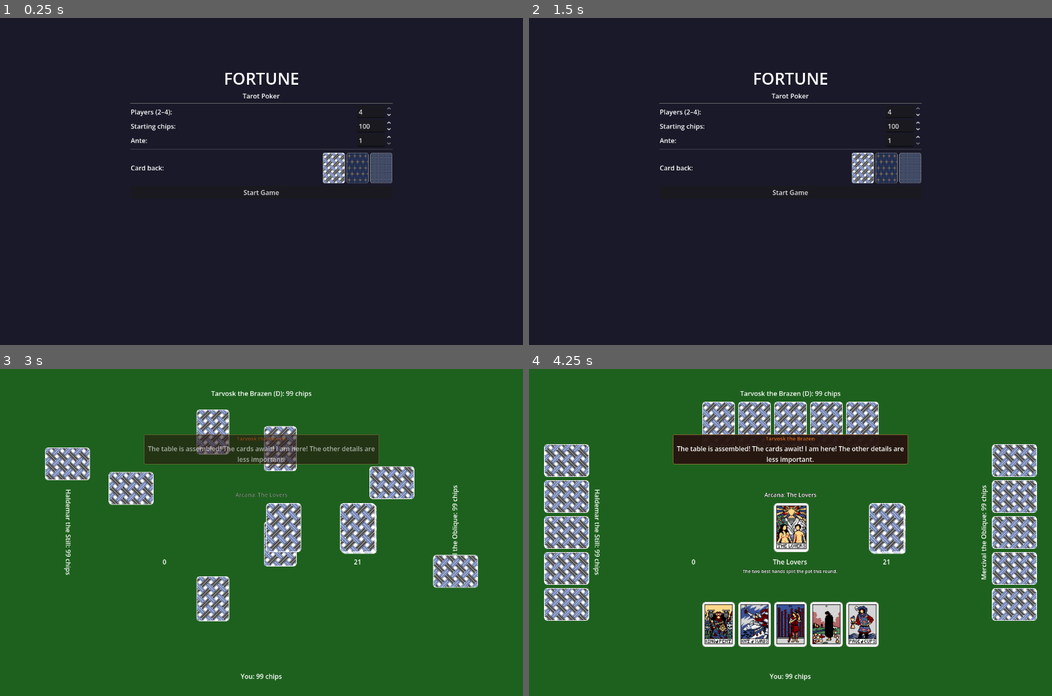
Above: before the commit, frames 1-4 (two rows, left to right).
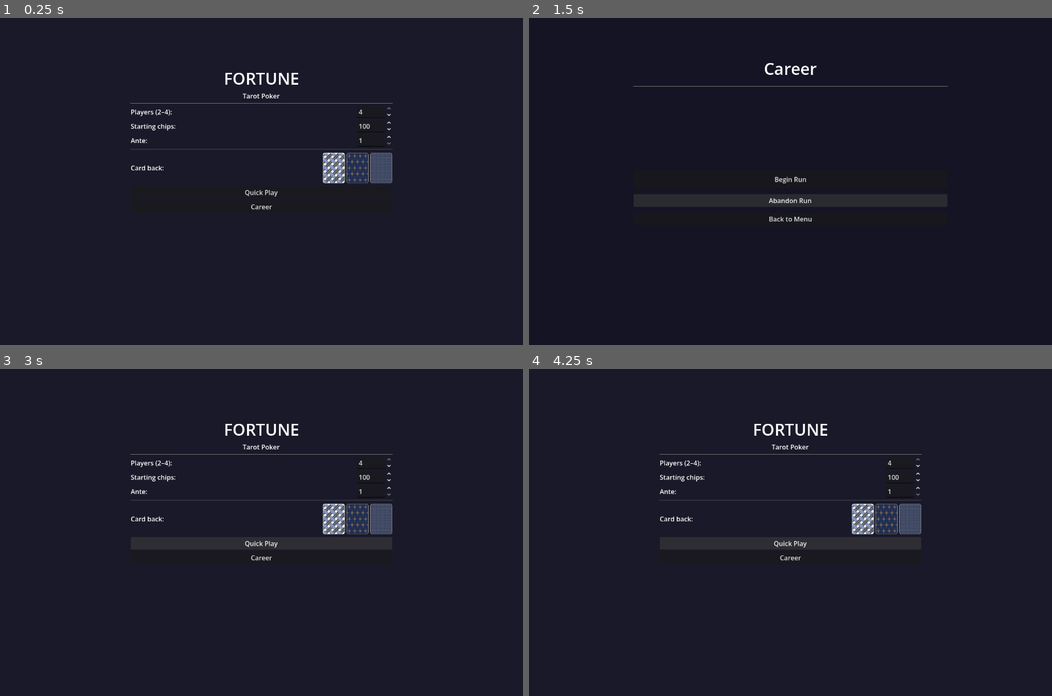
Above: after the commit, the same moments.

Repository: zenOfBass/Fortune
Game: Godot game, scene res://scenes/main_menu.tscn
The game is run twice, just before and just after one commit, with the same random seed, the same clock (stepped at 60 frames per second) and the same inputs.
Inputs (mouse positions are in pixels of both pictures, inside the frame that each line leads up to):
- Up to frame 1 (0.25 s): no input
- Up to frame 2 (1.5 s): click (790, 207) at 0.5 s, where only the run after the commit has a clickable "Career"; click (790, 201) at 1.25 s, where only the run after the commit has a clickable "Abandon Run"
- Up to frame 3 (3 s): click (261, 568) at 2 s, where only the run after the commit has a clickable "Back to Menu"; click "Start Game" (after the commit: "Quick Play") at 2.75 s
- Up to frame 4 (4.25 s): click (790, 542) at 3.5 s, where only the run after the commit has a clickable "Quick Play"

The runs differ from the first frame. In frame 1, 0.1% of the frame differs, in the area x 46-54%, y 52-59%; in frame 2, 2.5%; in frame 3, 99%, in the area x 0-100%, y 0-100%; in frame 4, 98%.
Error after the commit: Parse Error: Cannot infer the type of "cfg" variable because the value doesn't have a set type. (res://scripts/run_manager.gd:149)

Commit message:
Add Career mode: 5-match ladder with persistent opponent memory
Career mode is a 5-match run against escalating opponent line-ups.
Opponent memory persists across matches in the run — so Tarvosk in
match 3 still remembers your fold-streak from match 1, and the final
two tables face sharpened AI profiles (lower raise/fold thresholds,
tighter noise on Mercival, a more aggressive Tarvosk bluff line).

RunManager (new autoload) owns the ladder, the per-match AI overrides,
the memory snapshot/restore keyed by persona name, and persistence to
user://run.cfg via ConfigFile. Runs survive quitting Godot mid-run;
the main-menu button reads "Continue Run" when one is active.

Quick Play is unchanged as a sandbox — main_menu detaches the run
session before launching it so the resulting game_ended isn't misread
as a career result. Pausing out of a career match likewise detaches,
leaving the run resumable from the Career screen rather than failing it.

Win the last match → run completed. Finish any match without the chip
lead → run failed. Either way, the Career screen offers a fresh start.

Diff:
--- a/project.godot
+++ b/project.godot
@@ -20,6 +20,7 @@
 GameManager="*res://scripts/game_manager.gd"
 SettingsManager="*res://scripts/settings_manager.gd"
 DialogueManager="*res://scripts/dialogue_manager.gd"
+RunManager="*res://scripts/run_manager.gd"
 
 [display]
 
--- /dev/null
+++ b/scenes/career_screen.gd
@@ -0,0 +1,81 @@
+extends Control
+
+@onready var title_label:    Label  = $VBox/TitleLabel
+@onready var progress_label: Label  = $VBox/ProgressLabel
+@onready var match_label:    Label  = $VBox/MatchLabel
+@onready var opponents_label: Label = $VBox/OpponentsLabel
+@onready var status_label:   Label  = $VBox/StatusLabel
+@onready var primary_button: Button = $VBox/PrimaryButton
+@onready var abandon_button: Button = $VBox/AbandonButton
+@onready var back_button:    Button = $VBox/BackButton
+
+# The roster faced at each ladder index. Mirrors RunManager._LADDER but kept
+# here as display strings so the career screen has no coupling to the AI
+# profile classes.
+const _ROSTERS: Array[Array] = [
+	["Tarvosk the Brazen"],
+	["Tarvosk the Brazen", "Haldemar the Still"],
+	["Tarvosk the Brazen", "Haldemar the Still", "Mercival the Oblique"],
+	["Tarvosk the Brazen", "Haldemar the Still", "Mercival the Oblique"],
+	["Tarvosk the Brazen", "Haldemar the Still", "Mercival the Oblique"],
+]
+
+func _ready() -> void:
+	primary_button.pressed.connect(_on_primary)
+	abandon_button.pressed.connect(_on_abandon)
+	back_button.pressed.connect(_on_back)
+	RunManager.run_state_changed.connect(_refresh)
+	_refresh()
+
+func _refresh() -> void:
+	title_label.text = "Career"
+	var total := RunManager.total_matches()
+
+	if RunManager.run_completed:
+		progress_label.text = "Run complete — %d/%d" % [total, total]
+		match_label.text = ""
+		opponents_label.text = ""
+		status_label.text = "You took every table. The Page bows to you."
+		primary_button.text = "Start a New Run"
+		abandon_button.visible = false
+		return
+
+	if RunManager.run_failed:
+		progress_label.text = "Run failed at match %d/%d — %s" % [
+			RunManager.current_match_number(), total, RunManager.current_match_label()]
+		match_label.text = ""
+		opponents_label.text = ""
+		status_label.text = "The cards turned against you. The deck remembers."
+		primary_button.text = "Start a New Run"
+		abandon_button.visible = false
+		return
+
+	if not RunManager.run_active:
+		progress_label.text = "5 matches. Escalating stakes. The opponents remember you between them."
+	else:
+		progress_label.text = "Run in progress."
+
+	match_label.text = "Match %d/%d — %s" % [
+		RunManager.current_match_number(), total, RunManager.current_match_label()]
+	opponents_label.text = "Opponents: " + _roster_for(RunManager.match_index)
+	status_label.text = ""
+	primary_button.text = "Continue" if RunManager.run_active else "Begin Run"
+	abandon_button.visible = RunManager.run_active
+
+func _roster_for(idx: int) -> String:
+	if idx < 0 or idx >= _ROSTERS.size():
+		return ""
+	return ", ".join(_ROSTERS[idx])
+
+func _on_primary() -> void:
+	if RunManager.run_completed or RunManager.run_failed or not RunManager.run_active:
+		RunManager.start_run()
+	RunManager.launch_current_match()
+	get_tree().change_scene_to_file("res://scenes/game_table.tscn")
+
+func _on_abandon() -> void:
+	RunManager.abandon_run()
+	_refresh()
+
+func _on_back() -> void:
+	get_tree().change_scene_to_file("res://scenes/main_menu.tscn")
--- /dev/null
+++ b/scenes/career_screen.tscn
@@ -0,0 +1,64 @@
+[gd_scene format=3 uid="uid://b8h9k2cv3e1u4"]
+
+[ext_resource type="Script" path="res://scenes/career_screen.gd" id="1_career"]
+
+[node name="CareerScreen" type="Control"]
+script = ExtResource("1_career")
+anchor_right = 1.0
+anchor_bottom = 1.0
+
+[node name="Background" type="ColorRect" parent="."]
+color = Color(0.08, 0.08, 0.14, 1)
+anchor_right = 1.0
+anchor_bottom = 1.0
+
+[node name="VBox" type="VBoxContainer" parent="."]
+anchor_left = 0.2
+anchor_top = 0.12
+anchor_right = 0.8
+anchor_bottom = 0.88
+theme_override_constants/separation = 14
+
+[node name="TitleLabel" type="Label" parent="VBox"]
+text = "Career"
+horizontal_alignment = 1
+size_flags_horizontal = 3
+theme_override_font_sizes/font_size = 40
+
+[node name="Separator" type="HSeparator" parent="VBox"]
+
+[node name="ProgressLabel" type="Label" parent="VBox"]
+horizontal_alignment = 1
+autowrap_mode = 3
+size_flags_horizontal = 3
+
+[node name="MatchLabel" type="Label" parent="VBox"]
+horizontal_alignment = 1
+size_flags_horizontal = 3
+theme_override_font_sizes/font_size = 22
+
+[node name="OpponentsLabel" type="Label" parent="VBox"]
+horizontal_alignment = 1
+size_flags_horizontal = 3
+
+[node name="StatusLabel" type="Label" parent="VBox"]
+horizontal_alignment = 1
+autowrap_mode = 3
+size_flags_horizontal = 3
+modulate = Color(0.85, 0.78, 0.55, 1)
+
+[node name="Spacer" type="Control" parent="VBox"]
+custom_minimum_size = Vector2(0, 20)
+
+[node name="PrimaryButton" type="Button" parent="VBox"]
+text = "Begin Run"
+size_flags_horizontal = 3
+custom_minimum_size = Vector2(0, 44)
+
+[node name="AbandonButton" type="Button" parent="VBox"]
+text = "Abandon Run"
+size_flags_horizontal = 3
+
+[node name="BackButton" type="Button" parent="VBox"]
+text = "Back to Menu"
+size_flags_horizontal = 3
--- a/scenes/main_menu.gd
+++ b/scenes/main_menu.gd
@@ -4,6 +4,7 @@
 @onready var chips_spin: SpinBox = $VBox/ChipsRow/ChipsSpin
 @onready var ante_spin: SpinBox = $VBox/AnteRow/AnteSpin
 @onready var start_button: Button = $VBox/StartButton
+@onready var career_button: Button = $VBox/CareerButton
 
 var _back_btns: Array = []
 
@@ -20,6 +21,8 @@
 	_refresh_back_highlight()
 
 	start_button.pressed.connect(_on_start)
+	career_button.pressed.connect(_on_career)
+	career_button.text = "Continue Run" if RunManager.has_active_run() else "Career"
 
 func _on_back_selected(index: int) -> void:
 	SettingsManager.set_card_back(index)
@@ -30,8 +33,13 @@
 		_back_btns[i].modulate = Color.WHITE if i == SettingsManager.card_back_index else Color(0.55, 0.55, 0.55)
 
 func _on_start() -> void:
+	# Quick Play is a sandbox — it never advances or alters an active career run.
+	RunManager.detach_session()
 	var num_players := clampi(player_count_spin.get_line_edit().text.to_int(), 2, 4)
 	var starting_chips := clampi(chips_spin.get_line_edit().text.to_int(), 10, 10000)
 	var ante := clampi(ante_spin.get_line_edit().text.to_int(), 1, 100)
 	GameManager.setup_game(num_players, starting_chips, ante)
 	get_tree().change_scene_to_file("res://scenes/game_table.tscn")
+
+func _on_career() -> void:
+	get_tree().change_scene_to_file("res://scenes/career_screen.tscn")
--- a/scenes/main_menu.tscn
+++ b/scenes/main_menu.tscn
@@ -90,5 +90,9 @@
 stretch_mode = 5
 
 [node name="StartButton" type="Button" parent="VBox"]
-text = "Start Game"
+text = "Quick Play"
 size_flags_horizontal = 3
+
+[node name="CareerButton" type="Button" parent="VBox"]
+text = "Career"
+size_flags_horizontal = 3
--- a/scenes/table.gd
+++ b/scenes/table.gd
@@ -686,8 +686,12 @@
 		var pname := GameManager._pname(i)
 		log_label.append_text("%s: %d chips\n" % [pname, final_chips[i]])
 	log_label.scroll_to_paragraph(log_label.get_paragraph_count() - 1)
+	var return_to_career := RunManager.session_belongs_to_run()
+	if return_to_career:
+		RunManager.record_match_result(final_chips)
 	await get_tree().create_timer(10.0).timeout
-	get_tree().change_scene_to_file("res://scenes/main_menu.tscn")
+	var next_scene := "res://scenes/career_screen.tscn" if return_to_career else "res://scenes/main_menu.tscn"
+	get_tree().change_scene_to_file(next_scene)
 
 func _update_arcana_deck_display() -> void:
 	arcana_deck_label.text = str(_arcana_remaining)
@@ -857,4 +861,8 @@
 
 func _on_main_menu_pressed() -> void:
 	get_tree().paused = false
+	# Pausing out of a career match leaves the run intact — the player can
+	# resume it by clicking Career from the main menu. Detach so the eventual
+	# game_ended from this orphaned session doesn't get misread as a result.
+	RunManager.detach_session()
 	get_tree().change_scene_to_file("res://scenes/main_menu.tscn")
--- /dev/null
+++ b/scripts/run_manager.gd
@@ -0,0 +1,219 @@
+extends Node
+
+# A "run" is a sequence of matches played against escalating opponent line-ups.
+# Opponent memory persists across matches in a run, so reads carry forward —
+# Tarvosk in match 3 still remembers your fold pattern from matches 1 and 2.
+#
+# Stage 2 owns the data and persistence. UI (career screen / main-menu hook)
+# arrives in Stage 3.
+
+signal run_state_changed
+
+const SAVE_PATH := "user://run.cfg"
+
+# ---- Match ladder definition -------------------------------------------------
+# Each entry: {num_players, starting_chips, ante, label, ai_overrides}.
+# ai_overrides is an Array of Dictionaries (one per AI seat) with optional
+# threshold deltas applied on top of the default AIProfile.
+const _LADDER: Array = [
+	{
+		"num_players": 2, "starting_chips": 100, "ante": 1,
+		"label": "The Tavern Game",
+		"ai_overrides": [{}],
+	},
+	{
+		"num_players": 3, "starting_chips": 100, "ante": 2,
+		"label": "The Smoke Room",
+		"ai_overrides": [{}, {}],
+	},
+	{
+		"num_players": 4, "starting_chips": 100, "ante": 3,
+		"label": "The High Table",
+		"ai_overrides": [{}, {}, {}],
+	},
+	{
+		"num_players": 4, "starting_chips": 80, "ante": 5,
+		"label": "The Vault",
+		"ai_overrides": [
+			{"raise_threshold": -0.4, "fold_threshold": -0.3},   # Tarvosk sharper
+			{"raise_threshold": -0.3},                           # Haldemar tighter to value
+			{"noise_multiplier": -0.3, "raise_threshold": -0.2}, # Mercival less random
+		],
+	},
+	{
+		"num_players": 4, "starting_chips": 60, "ante": 8,
+		"label": "The Final Reading",
+		"ai_overrides": [
+			{"raise_threshold": -0.6, "fold_threshold": -0.5, "bluff_chance": 0.10},
+			{"raise_threshold": -0.5, "fold_threshold": -0.4},
+			{"raise_threshold": -0.4, "noise_multiplier": -0.4},
+		],
+	},
+]
+
+# ---- State -------------------------------------------------------------------
+
+var run_active: bool = false
+var match_index: int = 0       # 0-based; index into _LADDER
+var run_failed: bool = false   # set when a match ends without the human as chip leader
+var run_completed: bool = false
+
+# True iff the current GameManager session was launched by RunManager. Quick
+# Play sets this false via detach_session() so its game_ended events don't get
+# misread as a career match result.
+var _session_belongs_to_run: bool = false
+
+# Opponent memory keyed by AIProfile.persona_name so memory survives line-up
+# changes (e.g. Haldemar joins in match 2 with a fresh slate; Tarvosk's read
+# carries from match 1).
+var opponent_memories: Dictionary = {}
+
+func _ready() -> void:
+	_load()
+
+# ---- Public API --------------------------------------------------------------
+
+func has_active_run() -> bool:
+	return run_active and not run_failed and not run_completed
+
+func total_matches() -> int:
+	return _LADDER.size()
+
+func current_match_label() -> String:
+	if match_index >= _LADDER.size():
+		return ""
+	return _LADDER[match_index]["label"]
+
+func current_match_number() -> int:
+	return match_index + 1  # 1-based for UI
+
+func current_match_config() -> Dictionary:
+	if match_index >= _LADDER.size():
+		return {}
+	return _LADDER[match_index].duplicate(true)
+
+func start_run() -> void:
+	run_active = true
+	run_failed = false
+	run_completed = false
+	match_index = 0
+	opponent_memories.clear()
+	_save()
+	run_state_changed.emit()
+
+func abandon_run() -> void:
+	run_active = false
+	run_failed = false
+	run_completed = false
+	match_index = 0
+	opponent_memories.clear()
+	_session_belongs_to_run = false
+	_clear_save()
+	run_state_changed.emit()
+
+# Mark the current GameManager session as unrelated to any run — used by
+# Quick Play so its game_ended doesn't get recorded as a career result.
+func detach_session() -> void:
+	_session_belongs_to_run = false
+
+func session_belongs_to_run() -> bool:
+	return _session_belongs_to_run
+
+# Called after a match ends — final_chips comes straight from GameManager.game_ended.
+# Snapshots opponent memory then decides whether the run advances or fails.
+func record_match_result(final_chips: Array) -> void:
+	if not run_active or not _session_belongs_to_run:
+		return
+	_session_belongs_to_run = false
+	snapshot_memories()
+	if final_chips.is_empty():
+		return
+	var human_chips: int = int(final_chips[GameManager.HUMAN_IDX])
+	var max_chips: int = int(final_chips.max())
+	var human_won := human_chips >= max_chips and human_chips > 0
+	if human_won:
+		match_index += 1
+		if match_index >= _LADDER.size():
+			run_completed = true
+		_save()
+	else:
+		run_failed = true
+		_save()
+	run_state_changed.emit()
+
+# Called by main menu / career screen when starting the configured match.
+# Sets up GameManager, then restores any memory the AIs already have on you.
+func launch_current_match() -> void:
+	if match_index >= _LADDER.size():
+		return
+	var cfg := _LADDER[match_index]
+	GameManager.setup_game(cfg["num_players"], cfg["starting_chips"], cfg["ante"])
+	_apply_ai_overrides(cfg["ai_overrides"])
+	restore_memories()
+	_session_belongs_to_run = true
+
+# ---- Memory snapshot / restore -----------------------------------------------
+
+func snapshot_memories() -> void:
+	for p in GameManager.players:
+		if p.profile != null and p.memory != null:
+			opponent_memories[p.profile.persona_name] = p.memory
+
+func restore_memories() -> void:
+	for p in GameManager.players:
+		if p.profile != null and opponent_memories.has(p.profile.persona_name):
+			p.memory = opponent_memories[p.profile.persona_name]
+
+# ---- AI overrides ------------------------------------------------------------
+
+func _apply_ai_overrides(overrides: Array) -> void:
+	# overrides[i] applies to GameManager.players[i+1] (the i-th AI seat).
+	for i in overrides.size():
+		var seat_idx := i + 1
+		if seat_idx >= GameManager.players.size():
+			break
+		var profile: AIProfile = GameManager.players[seat_idx].profile
+		if profile == null:
+			continue
+		var ov: Dictionary = overrides[i]
+		if ov.has("raise_threshold"):
+			profile.raise_threshold += float(ov["raise_threshold"])
+		if ov.has("fold_threshold"):
+			profile.fold_threshold += float(ov["fold_threshold"])
+		if ov.has("bluff_chance"):
+			profile.bluff_chance = clampf(profile.bluff_chance + float(ov["bluff_chance"]), 0.0, 1.0)
+		if ov.has("noise_multiplier"):
+			profile.noise_multiplier = maxf(0.1, profile.noise_multiplier + float(ov["noise_multiplier"]))
+
+# ---- Persistence -------------------------------------------------------------
+
+func _save() -> void:
+	var cfg := ConfigFile.new()
+	cfg.set_value("run", "active", run_active)
+	cfg.set_value("run", "match_index", match_index)
+	cfg.set_value("run", "failed", run_failed)
+	cfg.set_value("run", "completed", run_completed)
+	var mem_dict: Dictionary = {}
+	for persona in opponent_memories:
+		mem_dict[persona] = opponent_memories[persona].to_dict()
+	cfg.set_value("run", "memories", mem_dict)
+	cfg.save(SAVE_PATH)
+
+func _load() -> void:
+	var cfg := ConfigFile.new()
+	if cfg.load(SAVE_PATH) != OK:
+		return
+	run_active    = bool(cfg.get_value("run", "active", false))
+	match_index   = int(cfg.get_value("run", "match_index", 0))
+	run_failed    = bool(cfg.get_value("run", "failed", false))
+	run_completed = bool(cfg.get_value("run", "completed", false))
+	var mem_dict: Dictionary = cfg.get_value("run", "memories", {})
+	opponent_memories.clear()
+	for persona in mem_dict:
+		opponent_memories[persona] = OpponentMemory.from_dict(mem_dict[persona])
+
+func _clear_save() -> void:
+	if FileAccess.file_exists(SAVE_PATH):
+		var dir := DirAccess.open("user://")
+		if dir != null:
+			dir.remove(SAVE_PATH.get_file())
